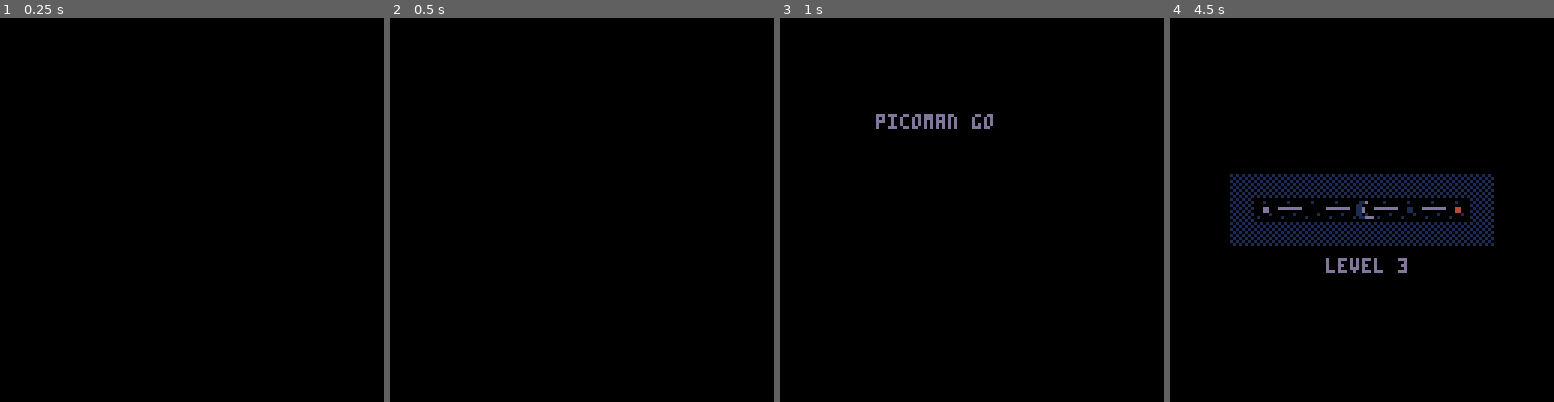
Above: before the commit, frames 1-4 (left to right).
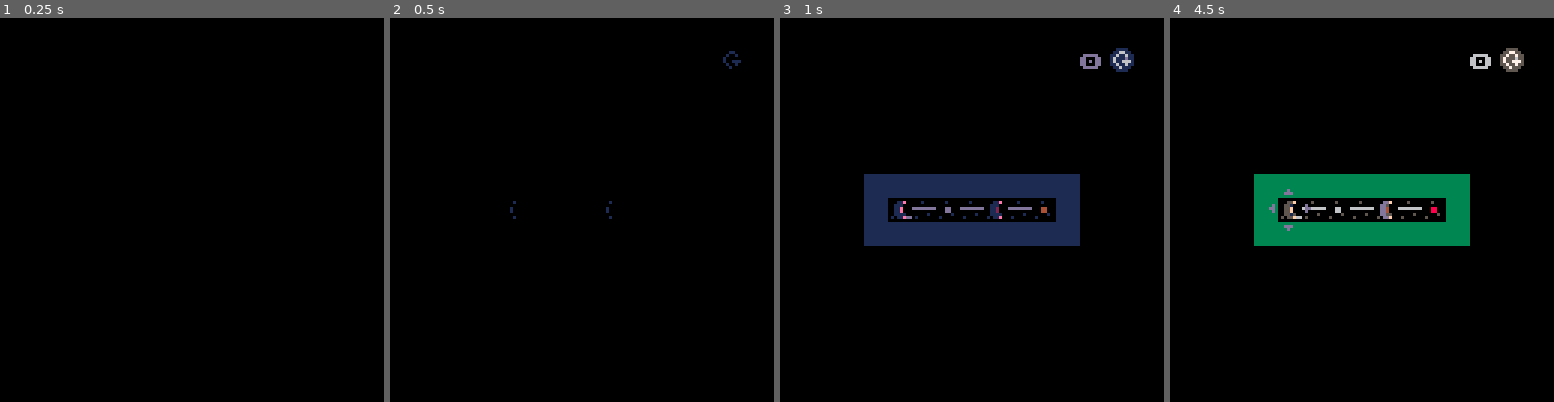
Above: after the commit, the same moments.

Repository: wesen/carts
Game: PICO-8 cartridge pico-go.p8
Two runs of this game, one before a commit and one after it. Both use one fixed random seed, a clock stepped at 60 frames per second and the inputs below.
Inputs:
- Up to frame 1 (0.25 s): no input
- Up to frame 2 (0.5 s): tap X (X key) at 0.33 s
- Up to frame 3 (1 s): tap O (Z key) at 0.7 s
- Up to frame 4 (4.5 s): tap X (X key) at 1.07, 1.85, 2.97, 4.08 s; hold Right 1.6-2.1 s; tap O (Z key) every 0.4 s from 1.7 to 4.1 s; hold Up 2.15-2.42 s; hold Right 2.47-3.03 s; hold Left 3.08-3.58 s; hold Down 3.63-3.97 s; hold Right from 4.02 s (still down)

Frame 1 is identical in both runs. In frame 2, 0.1% of the frame differs, in the area x 31-92%, y 8-53%; in frame 3, 9.4%; in frame 4, 11%, in the area x 15-93%, y 7-67%.

Commit message:
Add sfx for end level

Diff:
--- a/pico-go.p8
+++ b/pico-go.p8
@@ -770,6 +770,9 @@
 x loop game around
 x add finish game screen
 x don't enter invalid level in metalevel
+x add sfx for finish level
+- refactor metalevel into separate game loop
+- use bebop lines instead of sfx
 - chose to enter level
 - only allow completed levels
 x display level name on card
@@ -810,8 +813,8 @@
 state_finish_game=4
 
 -- debug flags
-dbg_skip_start=false
-dbg_skip_metalevel=false
+dbg_skip_start=true
+dbg_skip_metalevel=true
 dbg_auto_win=false
 dbg_start_level=2
 init_animation_speed=0
@@ -1000,11 +1003,18 @@
 	    self.current_level=level
   	  printh("selected level "..tostr(self.current_level))
  	   -- here we need to handle a x input
-   	 break
+   	 return
    	end
    end
 
-   if (self:is_win()) break
+   if self:is_win() then
+    music(-1,400)
+    if not self.is_metalevel then
+     sfx(5)
+    end
+    return
+   end
+
 
    printh("enemy turn")
    self.turn=turn_enemy
Not shown, changed: the sound effects (__sfx__) section of pico-go.p8
